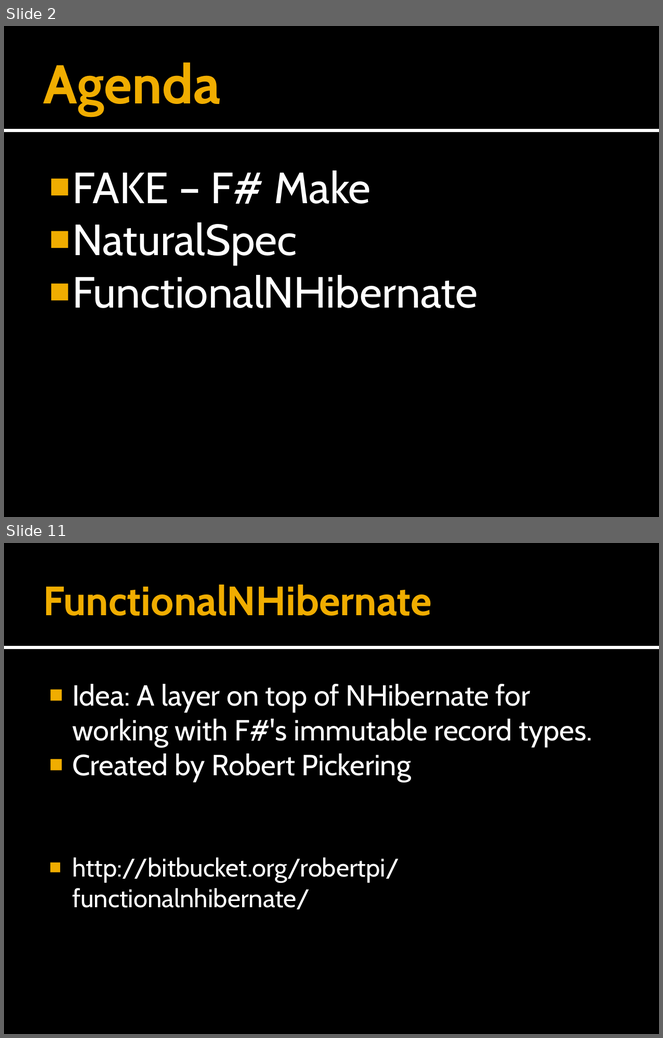
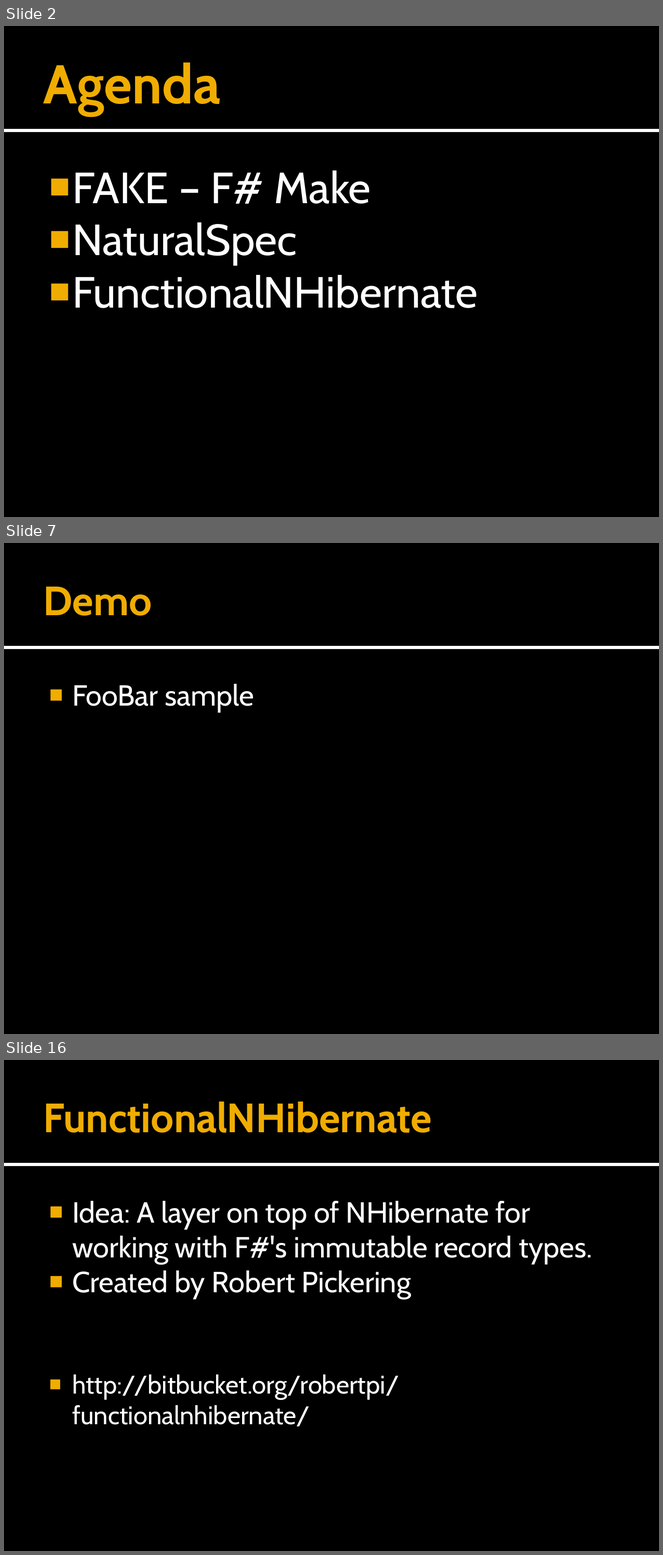
Before and after one commit to forki/TechEdTalk, a slide deck: Meeting.pptx. Shown one above the other, each under a label of ours: slides 2 and 11 before the commit, slides 2, 7 and 16 after it; the slides between them are not shown. The pictures are 663x1038 and 663x1555 pixels, drawn with LibreOffice and Linux fonts; fonts in the diff are those of the drawing. Boxes give left, top, right and bottom in pixels: in the first picture for what was removed or moved away, otherwise in the second. Text is boxed around its words. In the diff, an @@ line names an element or a change of style, - is before the commit and + after.

```diff
--- a/Meeting.pptx
+++ b/Meeting.pptx
@@ slide 7 added at (4, 543, 659, 1034), background #000000; not listed: 2 template elements that a slide beside it also shows @@
@@ title added at (44, 587, 152, 616), 45 pt, text #F0AD00, bold @@
+Demo
@@ text added at (72, 684, 254, 712), 32 pt, text #FFFFFF @@
+■ FooBar sample
@@ what was slide 11 is now slide 16 @@
```
Also in this commit, not shown: 9 slides changed, 5 other slides added.
